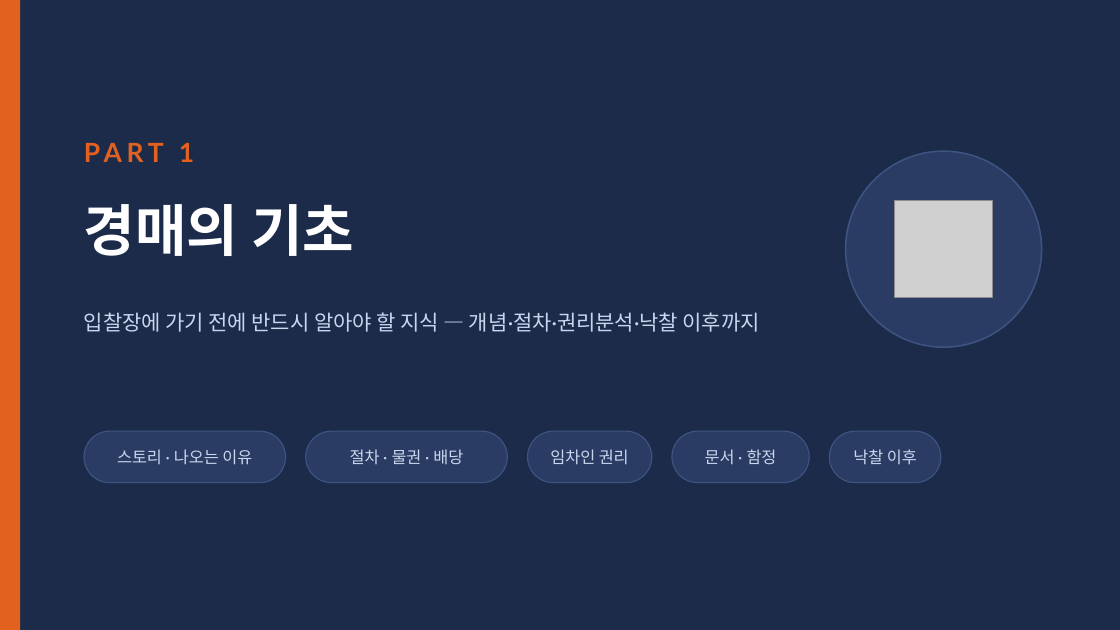
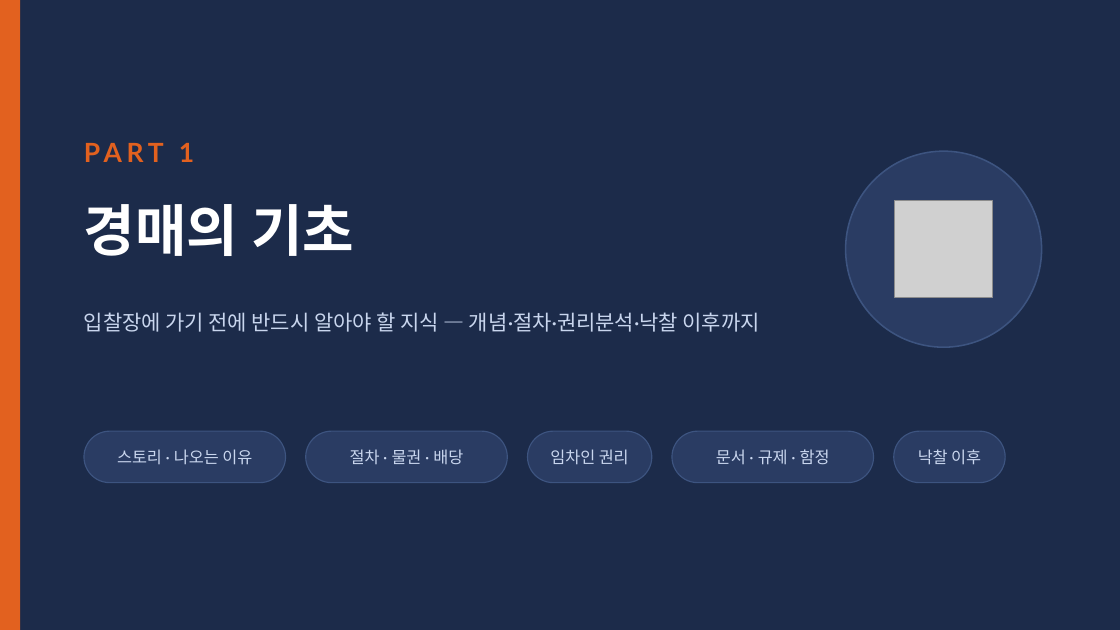
Before and after one commit to earthskyisbig/auction-crwal0629, a slide deck: slide 5 of docs/slides/AI부동산경매투자_강의슬라이드.pptx. Drawn at 1120x630 pixels with LibreOffice and Linux fonts; fonts in the diff are those of the drawing; grey boxes stand for pictures. Boxes give left, top, right and bottom in pixels: in the first picture for what was removed or moved away, otherwise in the second. Text is boxed around its words. In the diff, an @@ line names an element or a change of style, - is before the commit and + after.

```diff
--- a/docs/slides/AI부동산경매투자_강의슬라이드.pptx
+++ b/docs/slides/AI부동산경매투자_강의슬라이드.pptx
@@ rounded rectangle: place and size @@
-rounded rectangle at (672, 431, 810, 483)
+rounded rectangle at (672, 431, 874, 483)
@@ text at (716, 449, 830, 465): text changed @@
-문서 · 함정
+문서 · 규제 · 함정
@@ text "낙찰 이후": place and size @@
-text "낙찰 이후" at (853, 449, 917, 465)
+text "낙찰 이후" at (918, 449, 981, 465)
@@ rounded rectangle: place and size @@
-rounded rectangle at (830, 431, 941, 483)
+rounded rectangle at (894, 431, 1005, 483)
```
Also in this commit, not shown: 17 other slides changed, 3 slides added, 1 slide removed, 1 other file.
